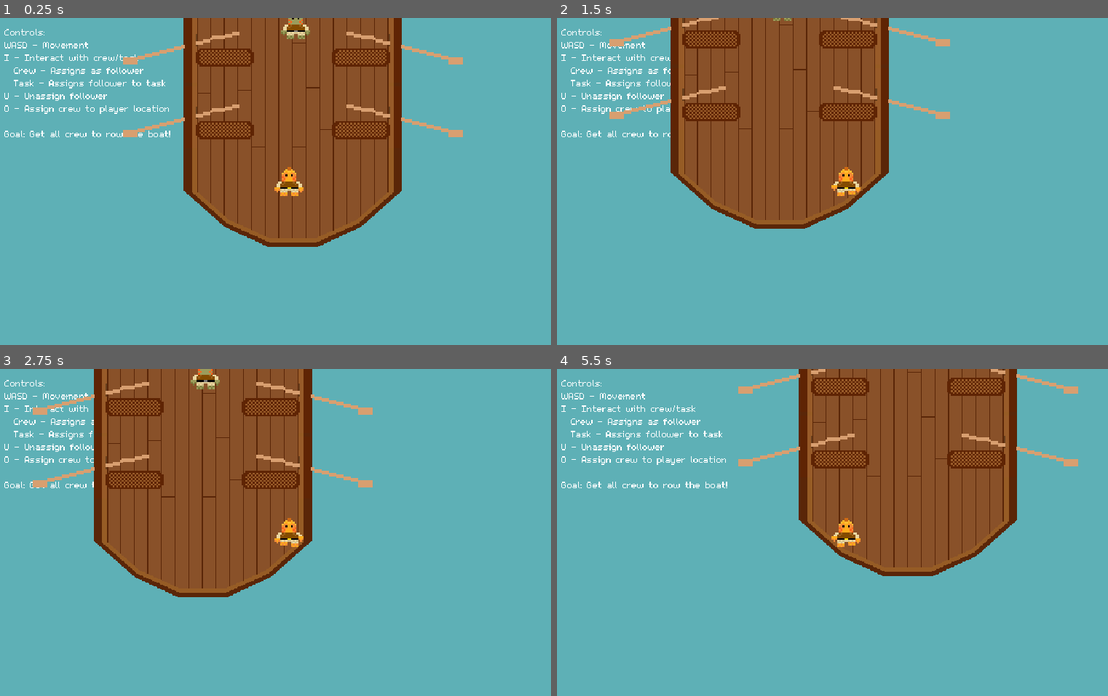
Above: before the commit, frames 1-4 (two rows, left to right).
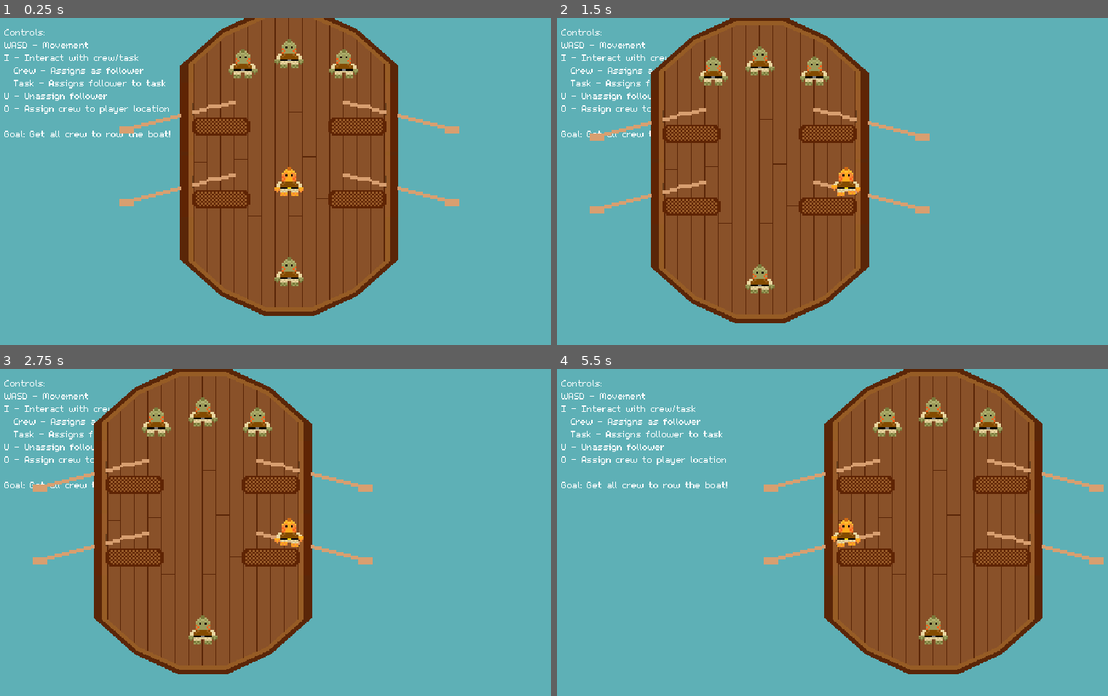
Above: after the commit, the same moments.

Repository: Splashy-Inc/splish-splashisson
Game: Godot game, scene res://Scenes/playground.tscn
The game is run twice, just before and just after one commit, with the same random seed, the same clock (stepped at 60 frames per second) and the same inputs.
Inputs:
- Up to frame 1 (0.25 s): no input
- Up to frame 2 (1.5 s): tap Enter at 0.5 s; hold D (right) 0.53-1.28 s; tap I (interact) at 0.6 s; hold S (down) from 1.28 s (still down); tap O (location) at 1.35 s
- Up to frame 3 (2.75 s): release S (down) at 2.03 s; hold D (right) from 2.03 s (still down); tap I (interact) at 2.1 s
- Up to frame 4 (5.5 s): release D (right) at 2.78 s; hold W (up) 2.78-3.53 s; tap O (location) at 2.85, 4.35 s; tap Space at 3.5 s; hold A (left) 3.53-5.03 s; tap I (interact) at 3.6, 5.1 s; hold S (down) from 5.03 s (still down)

The runs differ from the first frame. In frame 1, 18% of the frame differs, in the area x 21-85%, y 0-92%; in frame 2, 24%; in frame 3, 17%; in frame 4, 25%, in the area x 32-100%, y 0-94%.

Commit message:
Update bow and stern to support carrying cargo
Use crew member as test cargo until cargo is implemented

Diff:
--- /dev/null
+++ b/Scenes/boat_end.gd
@@ -0,0 +1,24 @@
+extends StaticBody2D
+
+# TODO: Make this all work with cargo class once that is created
+@export var cargo: Node2D
+
+# Called when the node enters the scene tree for the first time.
+func _ready() -> void:
+	set_cargo(cargo)
+
+# Called every frame. 'delta' is the elapsed time since the previous frame.
+func _process(delta: float) -> void:
+	pass
+
+func set_cargo(new_cargo):
+	clear_cargo()
+	if $CargoSlot.get_children().is_empty():
+		cargo = new_cargo
+		$CargoSlot.add_child(cargo)
+		print("New cargo for ", self, ": ", cargo)
+
+func clear_cargo():
+	for cur_cargo in $CargoSlot.get_children():
+		$CargoSlot.remove_child(cur_cargo)
+	cargo = null
--- a/Scenes/bow.tscn
+++ b/Scenes/bow.tscn
@@ -1,10 +1,14 @@
-[gd_scene load_steps=2 format=3 uid="uid://c0wkpqqx3mqf0"]
+[gd_scene load_steps=4 format=3 uid="uid://c0wkpqqx3mqf0"]
 
+[ext_resource type="Script" path="res://Scenes/boat_end.gd" id="1_6fuim"]
 [ext_resource type="Texture2D" uid="uid://bg62n7s5j2exq" path="res://Art/ShipTiles/ShipBow.png" id="1_45f1j"]
+[ext_resource type="PackedScene" uid="uid://djyibeaauqw2f" path="res://Scenes/crew_member.tscn" id="2_0nha6"]
 
-[node name="Bow" type="StaticBody2D"]
+[node name="Bow" type="StaticBody2D" node_paths=PackedStringArray("cargo")]
 collision_layer = 8
 collision_mask = 0
+script = ExtResource("1_6fuim")
+cargo = NodePath("CargoSlot/CrewMember")
 
 [node name="Sprite2D" type="Sprite2D" parent="."]
 texture = ExtResource("1_45f1j")
@@ -12,3 +16,7 @@
 [node name="CollisionPolygon2D" type="CollisionPolygon2D" parent="."]
 z_index = 1
 polygon = PackedVector2Array(-120, 60, -120, 13, -77, -25, -27, -49, 28, -49, 77, -25, 120, 14, 120, 60, 105, 60, 105, 11, 69, -20, 27, -39, -27, -39, -71, -19, -105, 11, -105, 60)
+
+[node name="CargoSlot" type="Node2D" parent="."]
+
+[node name="CrewMember" parent="CargoSlot" instance=ExtResource("2_0nha6")]
--- a/Scenes/playground.tscn
+++ b/Scenes/playground.tscn
@@ -41,17 +41,11 @@
 [node name="CrewMember" parent="." instance=ExtResource("1_tnbfu")]
 position = Vector2(380, 71)
 
-[node name="CrewMember2" parent="." instance=ExtResource("1_tnbfu")]
-position = Vector2(331, 49)
-
-[node name="CrewMember3" parent="." instance=ExtResource("1_tnbfu")]
-position = Vector2(323, 104)
-
 [node name="CrewMember4" parent="." instance=ExtResource("1_tnbfu")]
 position = Vector2(269, 71)
 
 [node name="Splish" parent="." instance=ExtResource("1_vcfar")]
-position = Vector2(316, 277)
+position = Vector2(320, 201)
 
 [node name="GameCamera" type="Camera2D" parent="." node_paths=PackedStringArray("focus_target")]
 position = Vector2(320, 180)
--- a/Scenes/stern.tscn
+++ b/Scenes/stern.tscn
@@ -1,10 +1,14 @@
-[gd_scene load_steps=2 format=3 uid="uid://rdtpfywwpj45"]
+[gd_scene load_steps=4 format=3 uid="uid://rdtpfywwpj45"]
 
+[ext_resource type="Script" path="res://Scenes/boat_end.gd" id="1_0cbxb"]
 [ext_resource type="Texture2D" uid="uid://ct0gilfhdq48q" path="res://Art/ShipTiles/ShipStern.png" id="1_kfflb"]
+[ext_resource type="PackedScene" uid="uid://djyibeaauqw2f" path="res://Scenes/crew_member.tscn" id="3_nqwn3"]
 
-[node name="Stern" type="StaticBody2D"]
+[node name="Stern" type="StaticBody2D" node_paths=PackedStringArray("cargo")]
 collision_layer = 8
 collision_mask = 0
+script = ExtResource("1_0cbxb")
+cargo = NodePath("CargoSlot/CrewMember")
 
 [node name="Sprite2D" type="Sprite2D" parent="."]
 texture = ExtResource("1_kfflb")
@@ -13,3 +17,7 @@
 z_index = 1
 rotation = 3.14159
 polygon = PackedVector2Array(-120, 60, -120, 13, -77, -25, -27, -49, 28, -49, 77, -25, 120, 14, 120, 60, 105, 60, 105, 11, 69, -20, 27, -39, -27, -39, -71, -19, -105, 11, -105, 60)
+
+[node name="CargoSlot" type="Node2D" parent="."]
+
+[node name="CrewMember" parent="CargoSlot" instance=ExtResource("3_nqwn3")]
